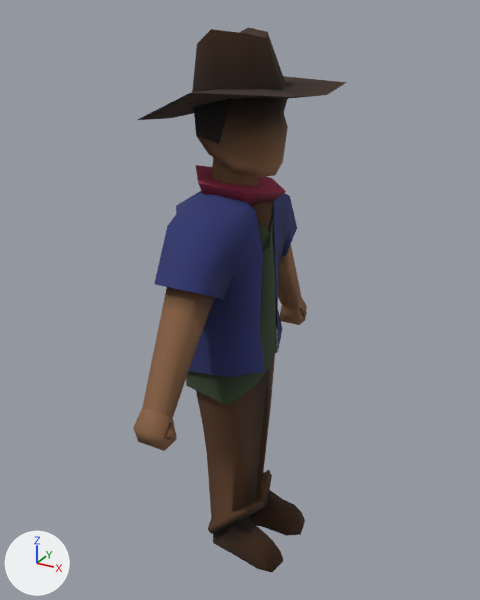
An edit to the Blender file Source/Characters/Flint/flint.blend, drawn before and after from the same camera.
Both versions are drawn from a 50 mm lens placed at (5.8, -10.27, 5.51), pointed at (0.13, 0.05, 0.35). Lighting does not change. The marker at lower left points along +X, +Y and +Z.
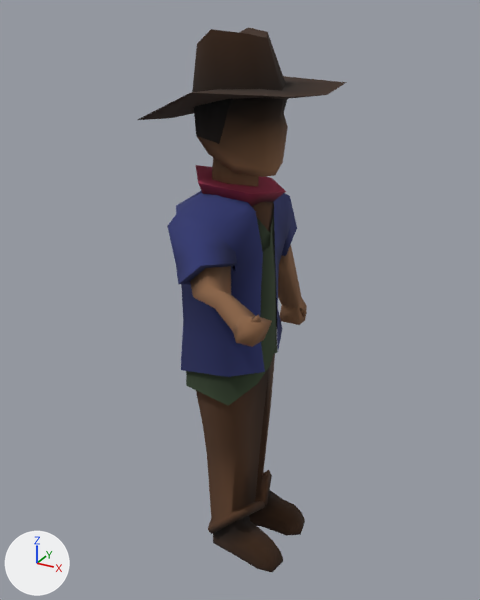
The newer file is also rescaled (x0.16), turned or shifted as a whole; pictures and numbers use the older file's frame.

Where the change shows, as pixel boxes [x1, y1, x2, y2] in the pictures (480 x 600 px; the box of a moved part takes in the faces that stretch with it):
'Cube', reshaped: before [133, 27, 347, 572]; after [137, 27, 347, 572]
part 1 of me_cube_002, moved or reshaped: before [133, 226, 235, 451]; after [167, 226, 272, 347]

Diff of the bpy script that builds the scene:
```diff
--- a/Source/Characters/Flint/flint.blend.py
+++ b/Source/Characters/Flint/flint.blend.py
@@ me_cube_002 @@
 me_cube_002.from_pydata(...)  # 398 vertices, 384 faces, 1 loose edge; spans x -1.28..1.73, y -2.98..2.98, z -5.23..5.2
-me_cube_002.vertices[221].co = (0.38, -1.29, 0.97)  # pixel (215, 297)
-me_cube_002.vertices[224].co = (-0.27, -1.3, 0.97)
-me_cube_002.vertices[225].co = (-0.26, -1.8, 1.22)  # pixel (166, 286)
-me_cube_002.vertices[226].co = (0.31, -1.8, 1.23)  # pixel (195, 292)
-me_cube_002.vertices[227].co = (-0.4, -1.25, 0.94)
-me_cube_002.vertices[228].co = (-0.38, -1.98, 1.31)  # pixel (154, 284)
-me_cube_002.vertices[229].co = (0.43, -1.97, 1.31)  # pixel (195, 292)
-me_cube_002.vertices[230].co = (0.52, -1.24, 0.94)  # pixel (223, 299)
-me_cube_002.vertices[231].co = (-0.23, -1.72, 0.45)
-me_cube_002.vertices[232].co = (0.35, -1.71, 0.45)  # pixel (201, 333)
-me_cube_002.vertices[233].co = (-0.14, -2.54, -0.79)
-me_cube_002.vertices[234].co = (-0.18, -2.78, -0.6)  # pixel (142, 408)
-me_cube_002.vertices[235].co = (0.25, -2.77, -0.6)  # pixel (163, 415)
-me_cube_002.vertices[236].co = (0.26, -2.54, -0.79)  # pixel (172, 417)
-me_cube_002.vertices[237].co = (-0.2, -2.53, -1.2)
-me_cube_002.vertices[238].co = (-0.23, -2.98, -0.88)  # pixel (133, 427)
-me_cube_002.vertices[239].co = (0.31, -2.97, -0.89)  # pixel (160, 437)
-me_cube_002.vertices[240].co = (0.32, -2.53, -1.2)  # pixel (176, 439)
-me_cube_002.vertices[241].co = (-0.22, -2.89, -1.21)  # pixel (138, 441)
-me_cube_002.vertices[242].co = (0.32, -2.89, -1.22)  # pixel (164, 451)
-me_cube_002.vertices[243].co = (0.26, -2.61, -0.79)  # pixel (170, 419)
-me_cube_002.vertices[244].co = (0.44, -2.7, -0.94)  # pixel (176, 433)
-me_cube_002.vertices[245].co = (0.29, -2.91, -0.94)  # pixel (161, 437)
-me_cube_002.vertices[246].co = (0.3, -2.75, -1.11)  # pixel (168, 441)
-me_cube_002.vertices[247].co = (-0.23, -2.01, 0.89)  # pixel (162, 309)
-me_cube_002.vertices[248].co = (-0.2, -2.3, 0.36)  # pixel (154, 345)
-me_cube_002.vertices[249].co = (0.27, -2.29, 0.36)  # pixel (178, 351)
-me_cube_002.vertices[250].co = (0.29, -2.0, 0.89)  # pixel (188, 315)
-me_cube_002.vertices[251].co = (0.47, -1.68, 1.72)  # pixel (206, 263)
-me_cube_002.vertices[252].co = (-0.43, -1.69, 1.72)  # pixel (160, 254)
-me_cube_002.vertices[253].co = (-0.45, -1.14, 1.17)
-me_cube_002.vertices[381].co = (0.57, -1.13, 1.17)  # pixel (229, 285)
+# me_cube_002 part 1
+me_cube_002.vertices[221].co = (0.69, -1.29, 1.59)  # pixel (230, 266)
+me_cube_002.vertices[224].co = (0.33, -1.3, 1.27)
+me_cube_002.vertices[225].co = (0.21, -1.8, 1.41)  # pixel (189, 281)
+me_cube_002.vertices[226].co = (0.52, -1.8, 1.7)  # pixel (206, 267)
+me_cube_002.vertices[227].co = (0.27, -1.25, 1.18)
+me_cube_002.vertices[228].co = (0.1, -1.98, 1.4)  # pixel (178, 284)
+me_cube_002.vertices[229].co = (0.54, -1.97, 1.8)  # pixel (201, 265)
+me_cube_002.vertices[230].co = (0.78, -1.24, 1.64)  # pixel (237, 263)
+me_cube_002.vertices[231].co = (0.61, -1.72, 1.0)  # pixel (213, 307)
+me_cube_002.vertices[232].co = (0.93, -1.71, 1.29)  # pixel (230, 294)
+me_cube_002.vertices[233].co = (1.66, -2.48, 1.16)
+me_cube_002.vertices[234].co = (1.53, -2.72, 1.21)  # pixel (232, 331)
+me_cube_002.vertices[235].co = (1.61, -2.65, 1.44)  # pixel (239, 316)
+me_cube_002.vertices[236].co = (1.74, -2.41, 1.38)  # pixel (255, 315)
+me_cube_002.vertices[237].co = (1.91, -2.45, 1.05)  # pixel (263, 339)
+me_cube_002.vertices[238].co = (1.69, -2.91, 1.15)  # pixel (235, 342)
+me_cube_002.vertices[239].co = (1.79, -2.81, 1.46)  # pixel (245, 322)
+me_cube_002.vertices[240].co = (2.0, -2.38, 1.34)  # pixel (272, 320)
+me_cube_002.vertices[241].co = (1.89, -2.8, 1.09)  # pixel (252, 346)
+me_cube_002.vertices[242].co = (1.99, -2.72, 1.39)  # pixel (261, 326)
+me_cube_002.vertices[243].co = (1.74, -2.48, 1.39)  # pixel (253, 316)
+me_cube_002.vertices[244].co = (1.86, -2.54, 1.48)  # pixel (258, 314)
+me_cube_002.vertices[245].co = (1.82, -2.76, 1.43)  # pixel (249, 323)
+me_cube_002.vertices[246].co = (1.93, -2.59, 1.38)  # pixel (261, 323)
+me_cube_002.vertices[247].co = (0.39, -2.01, 1.24)  # pixel (192, 297)
+me_cube_002.vertices[248].co = (0.98, -2.31, 1.29)  # pixel (214, 308)
+me_cube_002.vertices[249].co = (1.06, -2.23, 1.56)  # pixel (221, 291)
+me_cube_002.vertices[250].co = (0.68, -2.0, 1.5)  # pixel (208, 285)
+me_cube_002.vertices[251].co = (0.36, -1.68, 2.05)  # pixel (200, 243)
+me_cube_002.vertices[252].co = (-0.13, -1.69, 1.6)  # pixel (175, 264)
+me_cube_002.vertices[253].co = (0.13, -1.14, 1.29)
+me_cube_002.vertices[381].co = (0.69, -1.13, 1.79)  # pixel (235, 251)
 me_cube_002.materials.append(mat_flint_brown_clt)
```
